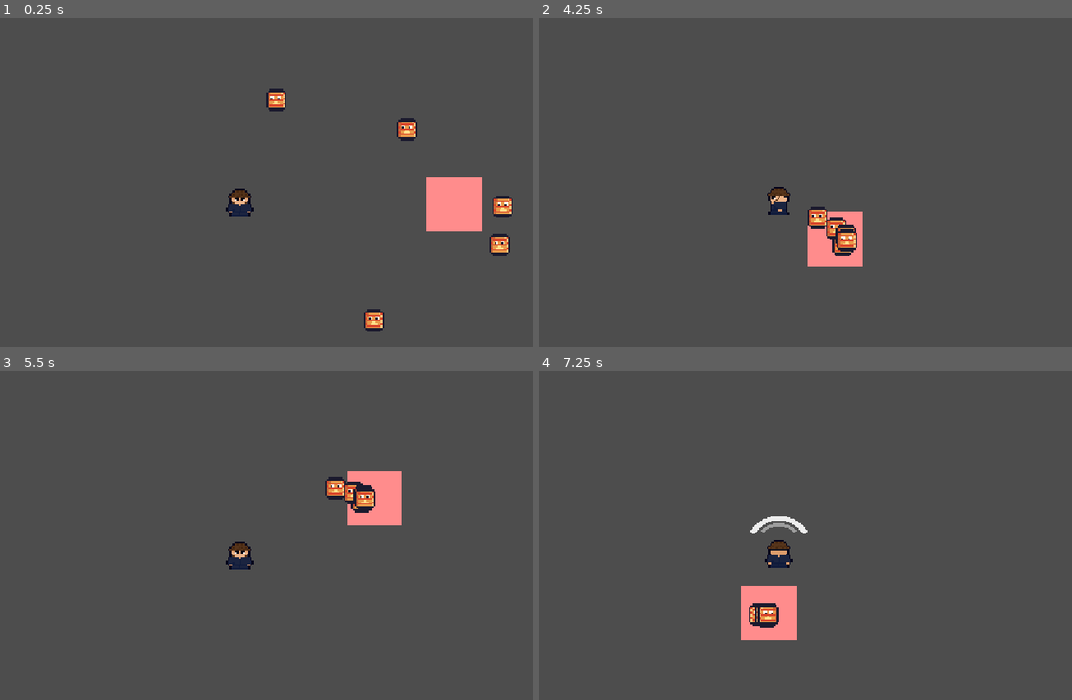
Above: before the commit, frames 1-4 (two rows, left to right).
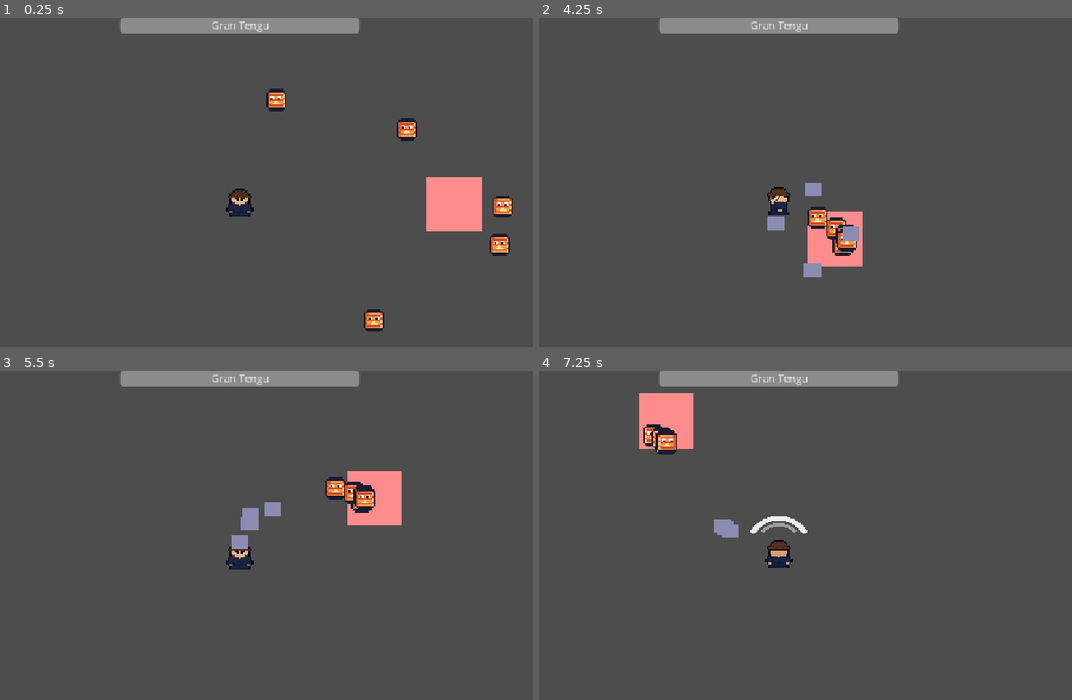
Above: after the commit, the same moments.

Repository: dotrashtrash-png/kintsugi
Game: Godot game, scene res://escenas/pruebas/villa/pruebaTengu.tscn
Two runs of this game, one before a commit and one after it. Both use one fixed random seed, a clock stepped at 60 frames per second and the inputs below. This scene is started directly instead of the project's main scene.
Inputs (mouse positions are in pixels of both pictures, inside the frame that each line leads up to):
- Up to frame 1 (0.25 s): no input
- Up to frame 2 (4.25 s): tap Enter (ui_accept) at 0.5, 0.77, 1.52, 3.02, 3.77 s; move the mouse to (922, 182) at 0.52 s; hold D (derecha) 0.53-1.28 s; click (922, 182) at 0.67 s; move the mouse to (645, 221) at 1.27 s; hold S (abajo) 1.28-2.03 s; move the mouse to (842, 119) at 2.02 s; hold D (derecha) 2.03-2.78 s; move the mouse to (746, 277) at 2.77 s; hold W (arriba) 2.78-3.53 s; click (746, 277) at 2.92 s; move the mouse to (976, 258) at 3.52 s; hold A (izquierda) from 3.53 s (still down)
- Up to frame 3 (5.5 s): move the mouse to (42, 499) at 4.27 s; tap Enter (ui_accept) at 4.52 s; move the mouse to (271, 555) at 5.02 s; release A (izquierda) at 5.03 s; hold S (abajo) from 5.03 s (still down); click (271, 555) at 5.17 s
- Up to frame 4 (7.25 s): move the mouse to (682, 463) at 5.77 s; release S (abajo) at 5.78 s; hold D (derecha) 5.78-6.53 s; tap Enter (ui_accept) at 6.02, 6.77 s; move the mouse to (922, 535) at 6.52 s; hold W (arriba) from 6.53 s (still down)

The runs differ from the first frame. In frame 1, 2.1% of the frame differs, in the area x 22-68%, y 0-5%; in frame 2, 2.7%; in frame 3, 2.6%; in frame 4, 5.9%, in the area x 18-68%, y 0-82%.

Commit message:
Barra de vida de Tengu e invocación de cuervos

Diff:
--- a/escenas/enemigos/Tengu.gd
+++ b/escenas/enemigos/Tengu.gd
@@ -1,41 +1,130 @@
 extends CharacterBody2D
-
-# El Run de Juan Marín escucha esta señal para terminar la partida con victoria.
+# El Run escucha esta senal para terminar la partida con victoria.
 signal vencido
 
-@export var vida := 200
-@export var velocidad := 35.0
-@export var dano := 15
+const ESCENA_CUERVO := preload("res://escenas/enemigos/Cuervo.tscn")
+const RUTA_HUMO := "res://escenas/efectos/Humo.tscn"
+const RUTA_DIBUJO := "res://arte/yokais/tengu.png"
 
+@export var vida: int = 200
+@export var velocidad: float = 35.0
+@export var dano: int = 15
+@export var fuerza_viento: float = 420.0 # que tan lejos empuja la rafaga
+@export var alcance_viento: float = 260.0 # mas lejos que esto, la rafaga no llega
+
+var vida_inicial: int = 0
 var heroe
-var espera_dano := 0.0
-var muerto := false
+var espera_dano: float = 0.0
+var muerto: bool = false
+var furioso: bool = false # segunda fase: desde la mitad de la vida
+var reloj_cuervos: float = 4.0 # primera invocacion a los 4 s
+var reloj_viento: float = 6.0 # primera rafaga a los 6 s
 
 func _ready() -> void:
 	add_to_group("enemigos")
 	add_to_group("jefe")
 	heroe = get_tree().get_first_node_in_group("jugador")
+	vida_inicial = vida
+
+	$BarraJefe/Barra.max_value = vida
+	$BarraJefe/Barra.value = vida
+
+	if ResourceLoader.exists(RUTA_DIBUJO):
+		$Sprite.texture = load(RUTA_DIBUJO)
+		$Sprite.hframes = 2
+		$ColorRect.visible = false
+	else:
+		$Sprite.visible = false
+
 	Audio.sfx("tengu")
 
 func _physics_process(delta: float) -> void:
 	if heroe == null or muerto:
 		return
-	# Camina derecho hacia el héroe, lento.
+
+	# Camina hacia el heroe
 	velocity = global_position.direction_to(heroe.global_position) * velocidad
 	move_and_slide()
-	# Pega cada 0.8 s mientras esté cerca (no en cada cuadro).
+
+	if $Sprite.visible:
+		$Sprite.frame = int(Time.get_ticks_msec() / 300.0) % 2 # aletea
+
+	# Pega por contacto cada 0.8 s
 	espera_dano -= delta
 	if espera_dano <= 0.0 and global_position.distance_to(heroe.global_position) < 22.0:
 		heroe.recibir_dano(dano)
 		espera_dano = 0.8
 
+	# Ataques con reloj
+	reloj_cuervos -= delta
+	if reloj_cuervos <= 0.0:
+		invocar_cuervos(6 if furioso else 4)
+		reloj_cuervos = 5.0 if furioso else 7.0
+
+	reloj_viento -= delta
+	if reloj_viento <= 0.0:
+		rafaga()
+		reloj_viento = 3.5 if furioso else 5.5
+
+func invocar_cuervos(cantidad: int) -> void:
+	Audio.sfx("cuervo")
+	for i in cantidad:
+		var cuervo = ESCENA_CUERVO.instantiate()
+		get_parent().add_child(cuervo)
+		cuervo.global_position = global_position + Vector2.RIGHT.rotated(TAU * i / cantidad) * 24.0
+
+# Aviso de medio segundo (se pone blanco) y despues el viento empuja y pega poquito.
+func rafaga() -> void:
+	var aviso = create_tween()
+	aviso.tween_property(self, "modulate", Color(2, 2, 2), 0.25)
+	aviso.tween_property(self, "modulate", Color.WHITE, 0.25)
+	await aviso.finished
+
+	if muerto or heroe == null:
+		return
+
+	Audio.sfx("viento")
+	if global_position.distance_to(heroe.global_position) < alcance_viento:
+		heroe.empujar(global_position.direction_to(heroe.global_position) * fuerza_viento)
+		heroe.recibir_dano(5)
+
 func recibir_dano(cantidad: int) -> void:
 	if muerto:
 		return
 	vida -= cantidad
+	$BarraJefe/Barra.value = vida
+
 	if has_node("Golpe"):
 		$Golpe.recibir()
+
+	if not furioso and vida <= vida_inicial * 0.5:
+		furioso = true
+		velocidad *= 1.4
+		$BarraJefe/Nombre.text = "Gran Tengu (furioso)"
+
 	if vida <= 0:
-		muerto = true
-		vencido.emit()
-		queue_free()
+		morir()
+
+func morir() -> void:
+	muerto = true
+	$BarraJefe.visible = false
+
+	# Los cuervos se deshacen con el jefe
+	for cuervo in get_tree().get_nodes_in_group("cuervos"):
+		if is_instance_valid(cuervo):
+			cuervo.morir()
+
+	# Puf grande: 6 humos alrededor
+	if ResourceLoader.exists(RUTA_HUMO):
+		for i in 6:
+			var humo = load(RUTA_HUMO).instantiate()
+			get_parent().add_child(humo)
+			humo.global_position = global_position + Vector2(randf_range(-18, 18), randf_range(-18, 18))
+
+	Audio.sfx("yokai_muere")
+	visible = false
+
+	# Un momento para ver el puf antes de volver a la aldea
+	await get_tree().create_timer(1.2).timeout
+	vencido.emit()
+	queue_free()
--- a/escenas/enemigos/Tengu.tscn
+++ b/escenas/enemigos/Tengu.tscn
@@ -21,5 +21,31 @@
 offset_bottom = 16.0
 color = Color(1, 0.55, 0.55, 1)
 
+[node name="Sprite" type="Sprite2D" parent="." unique_id=49992132]
+
 [node name="CollisionShape2D" type="CollisionShape2D" parent="." unique_id=2059299956]
 shape = SubResource("RectangleShape2D_4cyrx")
+
+[node name="BarraJefe" type="CanvasLayer" parent="." unique_id=1283516151]
+layer = 4
+
+[node name="Nombre" type="Label" parent="BarraJefe" unique_id=77516153]
+anchors_preset = 5
+anchor_left = 0.5
+anchor_right = 0.5
+offset_left = -50.5
+offset_right = 50.5
+offset_bottom = 26.0
+grow_horizontal = 2
+theme_override_font_sizes/font_size = 18
+text = "Gran Tengu"
+
+[node name="Barra" type="ProgressBar" parent="BarraJefe" unique_id=1973604316]
+anchors_preset = 5
+anchor_left = 0.5
+anchor_right = 0.5
+offset_left = -210.0
+offset_right = 210.0
+offset_bottom = 27.0
+grow_horizontal = 2
+show_percentage = false
